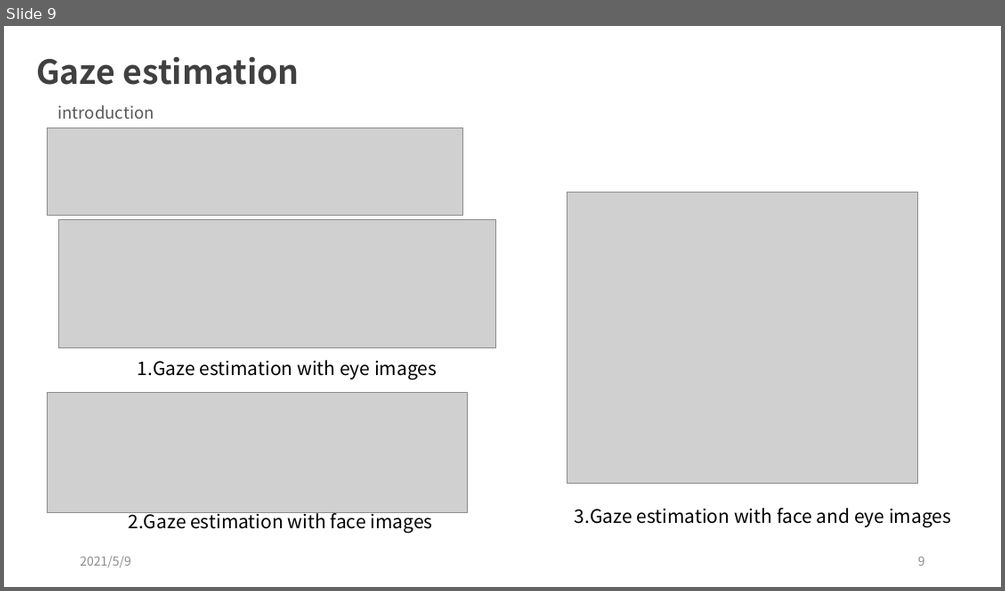
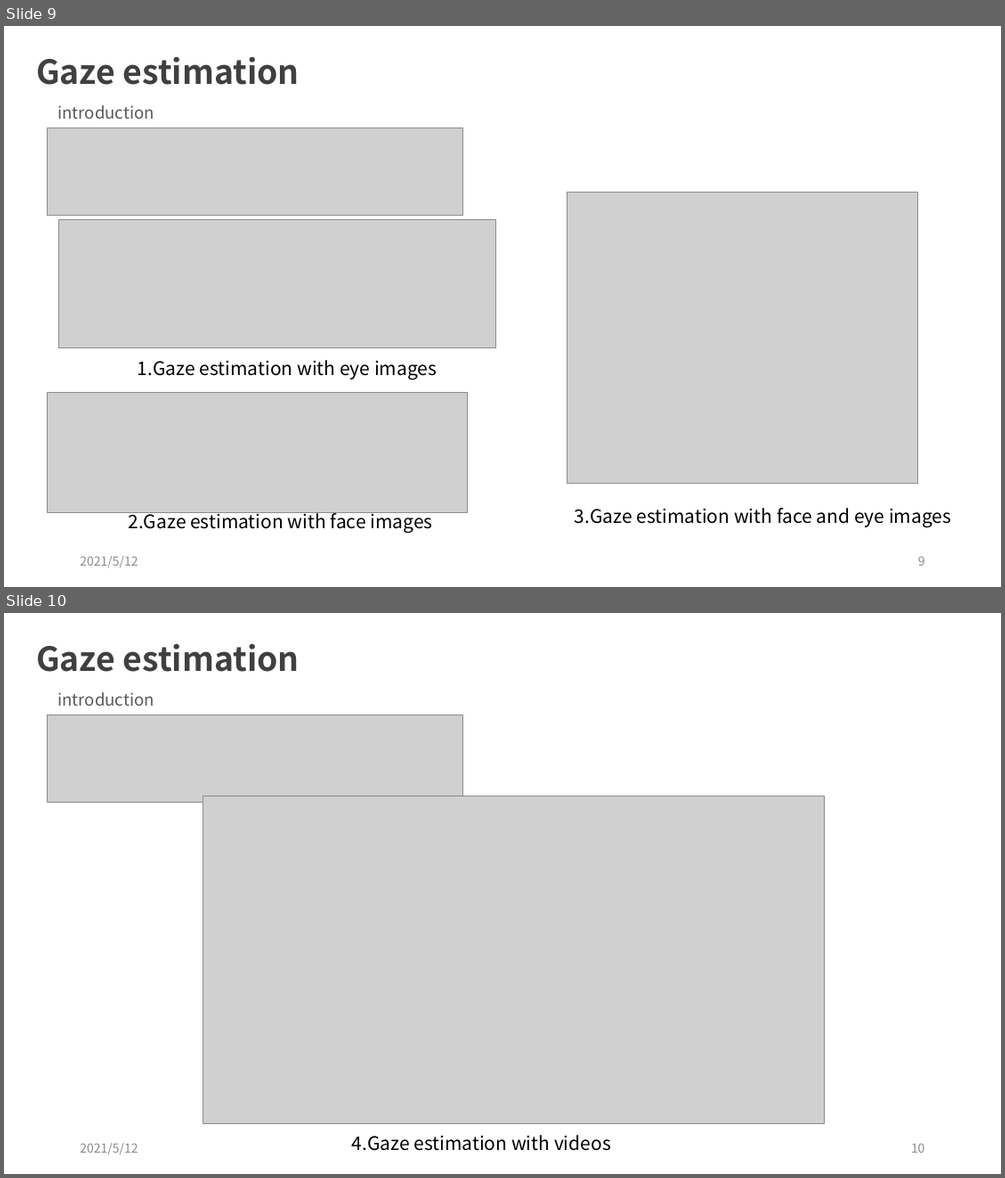
Before and after one commit to RichardoMrMu/gaze-estimation-paper, a slide deck: gaze-estimation-based-bh2021.pptx. Shown one above the other, each under a label of ours: slide 9 before the commit, slides 9 and 10 after it. The pictures are 1005x591 and 1005x1178 pixels, drawn with LibreOffice and Linux fonts; fonts in the diff are those of the drawing; grey boxes stand for pictures. Boxes give left, top, right and bottom in pixels: in the first picture for what was removed or moved away, otherwise in the second. Text is boxed around its words. In the diff, an @@ line names an element or a change of style, - is before the commit and + after.

```diff
--- a/gaze-estimation-based-bh2021.pptx
+++ b/gaze-estimation-based-bh2021.pptx
@@ slide 10 added at (4,613,1001,1174), background #FFFFFF @@
@@ text added at (36,643,299,672), 32 pt, text #404040, bold @@
+Gaze estimation
@@ text added at (57,692,154,706), 16 pt, text #595959 @@
+introduction
@@ picture added at (48,714,463,803) @@
@@ picture added at (202,795,825,1124) @@
@@ text added at (80,1143,138,1154), 12 pt, text #8C8C8C @@
+2021/5/12
@@ text added at (352,1135,611,1151), 18 pt, text #000000 @@
+4.Gaze estimation with videos
@@ page number added at (911,1143,925,1152), 12 pt, text #8C8C8C @@
+10
@@ slide 9 changed as well @@
@@ text at (80,556,138,567): text changed @@
-2021/5/9
+2021/5/12
```
Also in this commit, not shown: 9 other slides changed, 5 other slides added.
